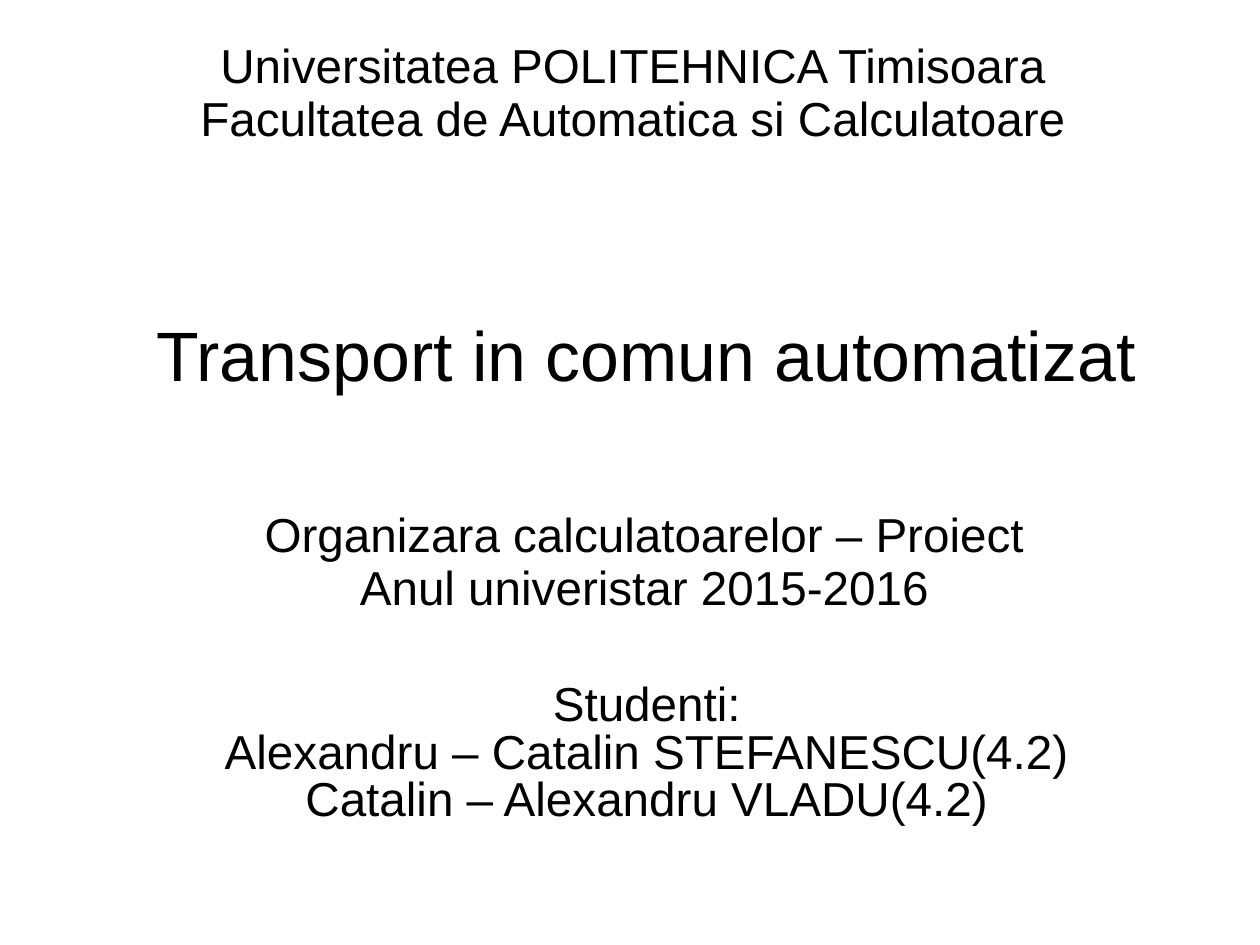
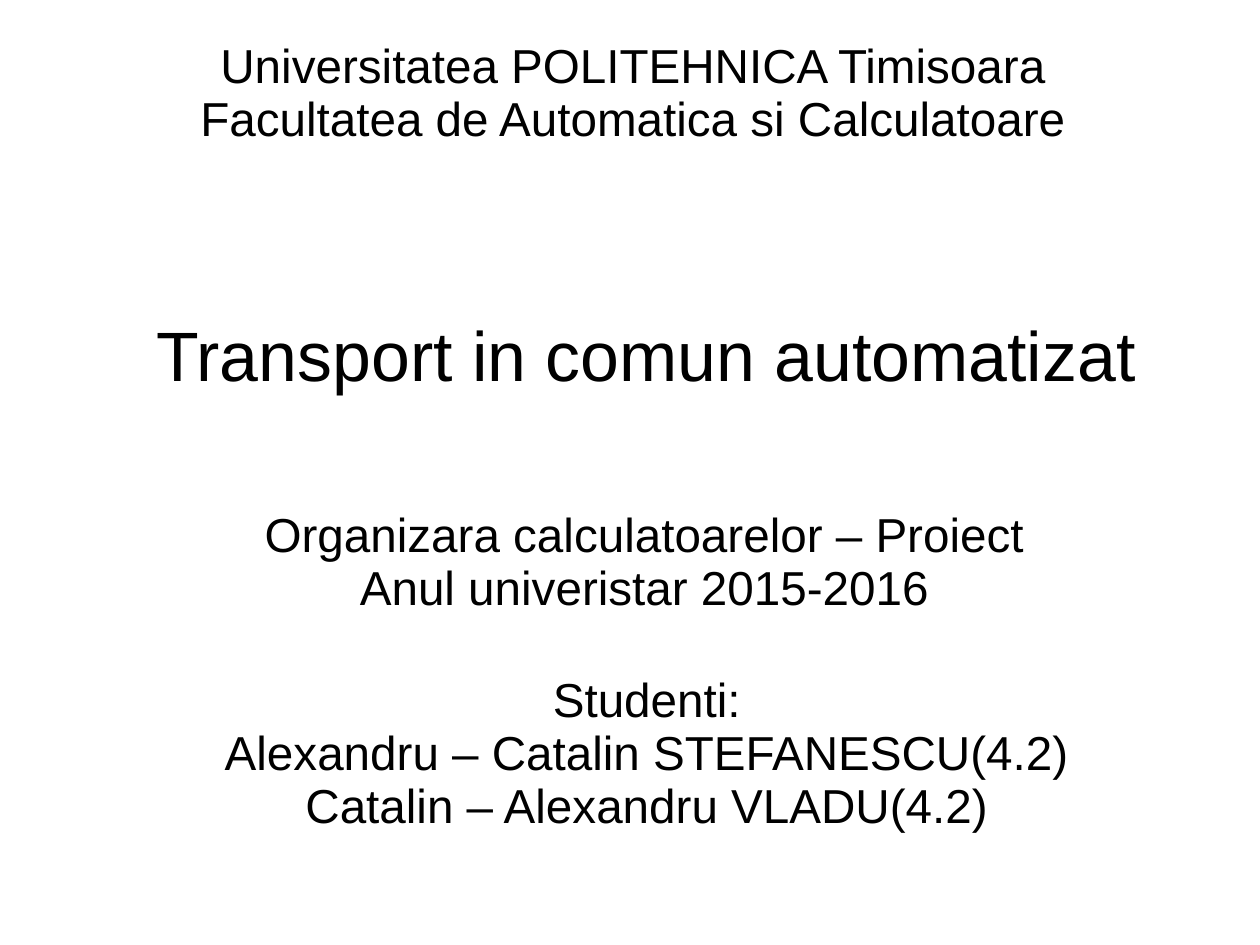
Before and after one commit to astef001/oc2016, a slide deck: slide 1 of TemplateTema-W1-2.ppt. Drawn at 1260x945 pixels with LibreOffice and Linux fonts; fonts in the diff are those of the drawing. Boxes give left, top, right and bottom in pixels: in the first picture for what was removed or moved away, otherwise in the second. Text is boxed around its words. In the diff, an @@ line names an element or a change of style, - is before the commit and + after.

```diff
--- a/TemplateTema-W1-2.ppt
+++ b/TemplateTema-W1-2.ppt
@@ text "Studenti: Alexandru – Catalin STEFANESCU(4.2) ..." at (225, 682, 1068, 833): line spacing 0.83 to 0.93 @@
```
Also in this commit, not shown: 2 other slides changed, 1 slide added, 1 slide removed.
